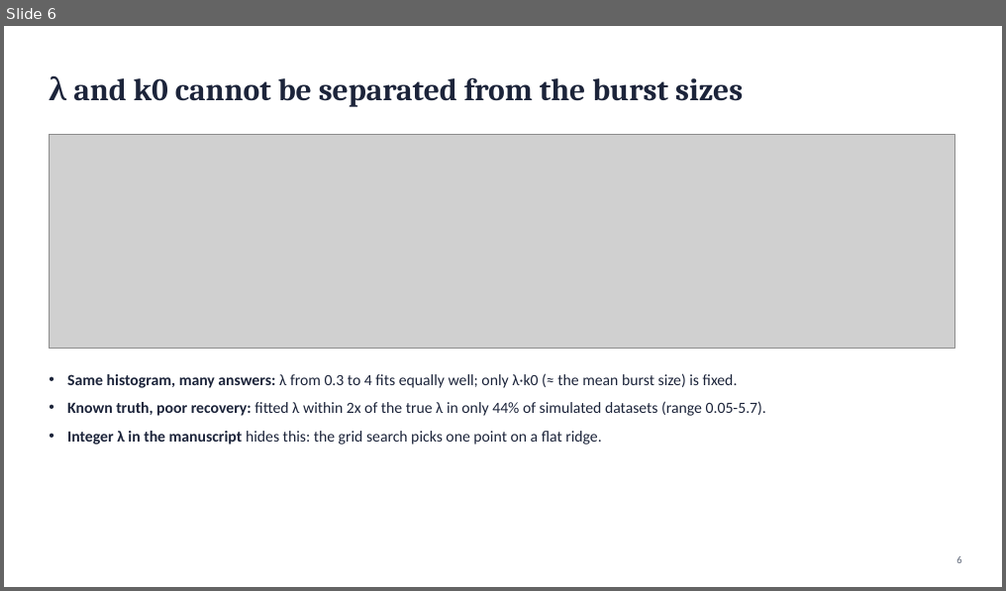
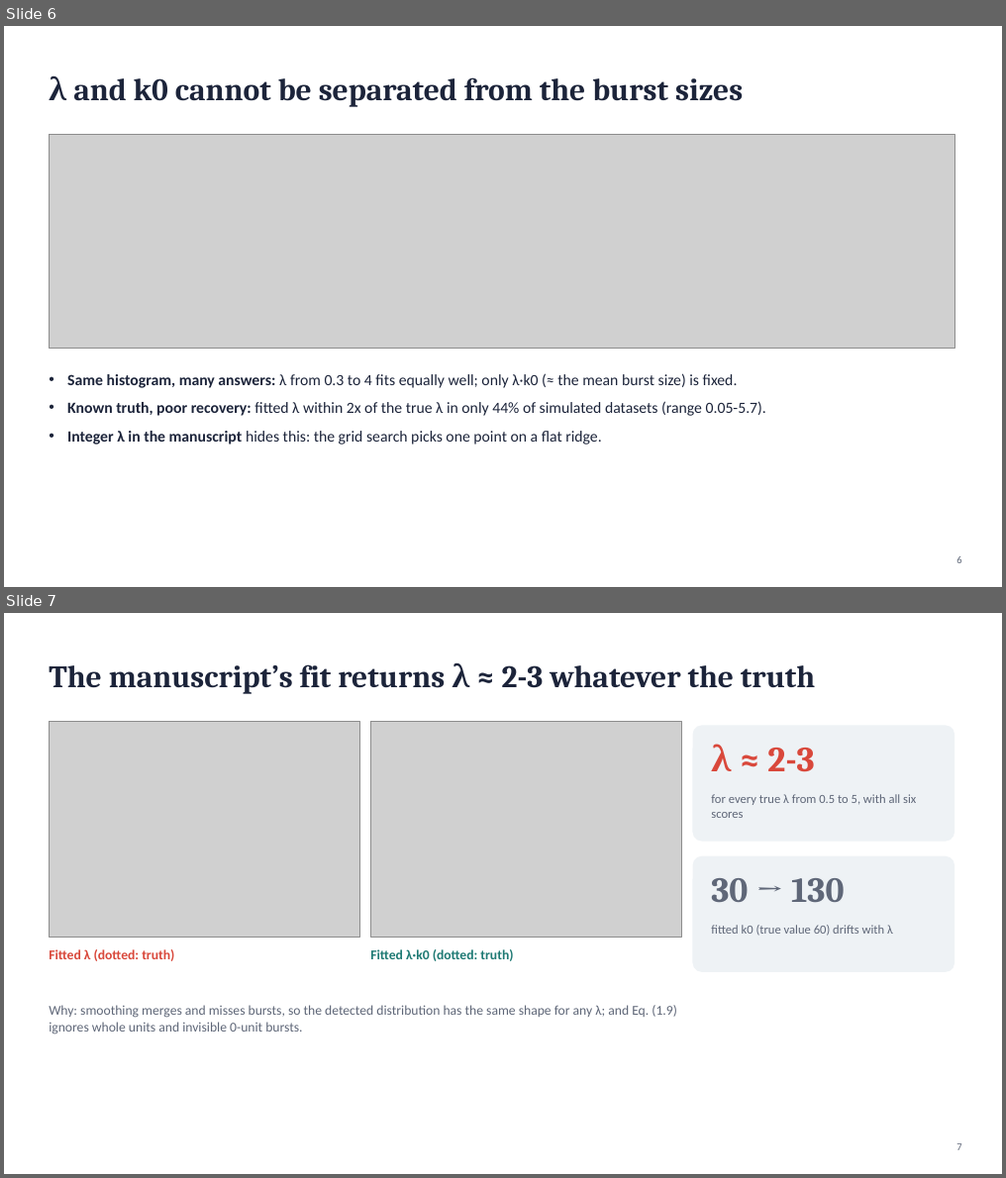
Before and after one commit to amitnelkin/gelMetrics_AN, a slide deck: analysis_outputs/deck/GelMetrics_revision_summary.pptx. Shown one above the other, each under a label of ours: slide 6 before the commit, slides 6 and 7 after it. The pictures are 1006x591 and 1006x1178 pixels, drawn with LibreOffice and Linux fonts; fonts in the diff are those of the drawing; grey boxes stand for pictures. Boxes give left, top, right and bottom in pixels: in the first picture for what was removed or moved away, otherwise in the second. Text is boxed around its words. In the diff, an @@ line names an element or a change of style, - is before the commit and + after.

```diff
--- a/analysis_outputs/deck/GelMetrics_revision_summary.pptx
+++ b/analysis_outputs/deck/GelMetrics_revision_summary.pptx
@@ slide 7 added at [4,613,1002,1174], background #FFFFFF @@
@@ text added at [49,663,815,694], 30 pt, text #1C243A, bold @@
+The manuscript’s fit returns λ ≈ 2-3 whatever the truth
@@ picture added at [49,722,359,938] @@
@@ picture added at [371,722,681,937] @@
@@ rounded rectangle added at [693,725,954,842], fill #EEF2F5 @@
@@ text added at [711,744,814,772], 34 pt, text #D9483B, bold @@
+λ ≈ 2-3
@@ text added at [711,794,916,818], 12 pt, text #5F6778 @@
+for every true λ from 0.5 to 5, with all six scores
@@ rounded rectangle added at [693,857,954,972], fill #EEF2F5 @@
@@ text added at [711,878,844,902], 34 pt, text #5F6778, bold @@
+30 → 130
@@ text added at [711,925,893,936], 12 pt, text #5F6778 @@
+fitted k0 (true value 60) drifts with λ
@@ text added at [49,950,174,961], 13 pt, text #D9483B, bold @@
+Fitted λ (dotted: truth)
@@ text added at [370,950,513,961], 13 pt, text #1F7A74, bold @@
+Fitted λ·k0 (dotted: truth)
@@ text added at [49,1005,677,1035], 13 pt, text #5F6778 @@
+Why: smoothing merges and misses bursts, so the detected distribution has the same shape for any λ; and Eq. (1.9) ignores whole units and invisible 0-unit bursts.
@@ text added at [956,1144,961,1151], 10 pt, text #5F6778 @@
+7
```
Also in this commit, not shown: 6 slides changed, 1 other slide added, 3 other files.
